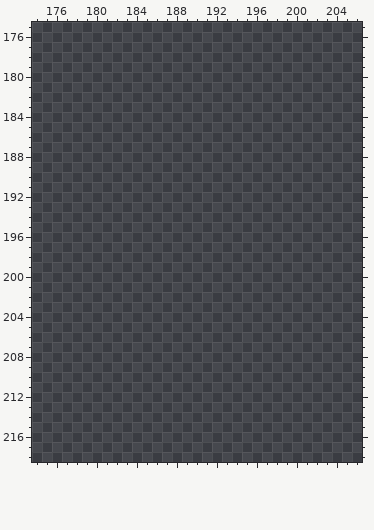
Pixel-art file -- assets/aseprite/testing.aseprite. The first picture shows the starting point.
320x240 pixels, 1 frame. Shown: x 174..206, y 175..218. The commit also changed other parts of the picture, which this record leaves out.
The same view after the edit:
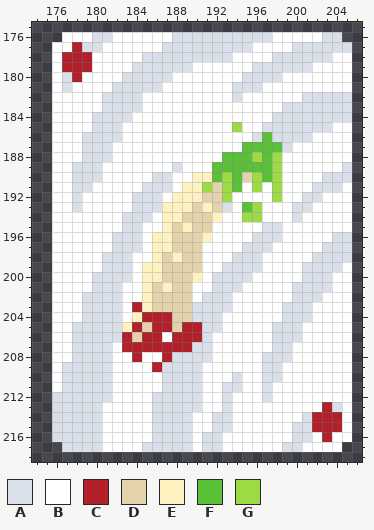
Palette (. is transparent): A #dae0ea  B #ffffff  C #b4202a  D #e4d2aa  E #fef3c0  F #59c135  G #9cdb43
Edits made:
layer "Layer 6" added
--- layers "Layer 6", "Flattened"
@@ x 174..206 @@
 175 .................................
-176 .................................
-177 .................................
-178 .................................
-179 .................................
-180 .................................
-181 .................................
-182 .................................
-183 .................................
-184 .................................
-185 .................................
-186 .................................
-187 .................................
-188 .................................
-189 .................................
-190 .................................
-191 .................................
-192 .................................
-193 .................................
-194 .................................
-195 .................................
-196 .................................
-197 .................................
-198 .................................
-199 .................................
-200 .................................
-201 .................................
-202 .................................
-203 .................................
-204 .................................
-205 .................................
-206 .................................
-207 .................................
-208 .................................
-209 .................................
-210 .................................
-211 .................................
-212 .................................
-213 .................................
-214 .................................
-215 .................................
-216 .................................
-217 .................................
+176 ...BBBAABBBBBBAAAAAAAAAABBBBBAA..
+177 ..BBCAABBBBBBAAAAAAAAABBBBAAAAAA.
+178 ..BCCCBBBBBAAAAAAAAABBBBAAAAAABB.
+179 ..BCCCBBBBAAAAAABBBBBBAAAAAABBBB.
+180 ..BACBBBBAAAAABBBBBBBAAAABBBBBBB.
+181 ..BABBBBAAAAABBBBBBBAAABBBBBBBBB.
+182 ..BBBBBAAAABBBBBBBBBABBBBBBAAAAA.
+183 ..BBBBBAAAABBBBBBBBBBBBBBAAAAAAA.
+184 ..BBBBAAAABBBBBBBBBBBBBBAAAAAAAA.
+185 ..BBBBAAABBBBBBBBBBBGBBAAAAAAABB.
+186 ..BBBAAAABBBBBBBBBBBBBAFAAAABBBB.
+187 ..BBBAAABBBBBBBBBBBBBFFFFABBBBBB.
+188 ..BBBAAABBBBBBBBBBBFFFGFGBBBBBBB.
+189 ..BBAAABBBBBBBABBBFFFFFFGBBBBBBA.
+190 ..BBAAABBBBBAABBEEFGFDGFGBBBBAAA.
+191 ..BBAABBBBBAAABEEGDGFBGBGBBBAAAB.
+192 ..BBABBBBBAAABEEEDDGBBBBGBBAABBB.
+193 ..BBABBBBBAAAEEEDEDABFGBBBAABBBB.
+194 ..BBBBBBBAAABEEDDDEBBGGBBBABBBBB.
+195 ..BBBBBBBAABBEDEDDBBBBBAABBBBBBB.
+196 ..BBBBBBAAABEEDDDEBBBBAAABBBBBAA.
+197 ..BBBBBBAAABEEDDDBBBBAAABBBBBAAA.
+198 ..BBBBBAAABBEDEDDBBBAAABBBBBAAAA.
+199 ..BBBBBAAABEEDDDDBBAAAABBBBAAAAB.
+200 ..BBBBAAAABEEDDDEBAAAABBBBBAAABB.
+201 ..BBBBAAABBEDEDDBBAAABBBBBAAAABB.
+202 ..BBBAAAABBEDDDDBAAABBBBBBAAABBB.
+203 ..BBBAAAABCEDDDDAAAABBBBBAAABBBB.
+204 ..BBBAAAABECCCDDAAABBBBBBAAABBBB.
+205 ..BBAAAAAECDCCDCCAABBBBBAAABBBBB.
+206 ..BBAAAAACDCCBCCCABBBBBBAAABBBBB.
+207 ..BBAAAABCCCCCCCAABBBBBBAABBBBBB.
+208 ..BBAAAABBCBBCAAAABBBBBAAABBBBBB.
+209 ..BAAAAABBBBCAAAABBBBBBAABBBBBBB.
+210 ..BAAAAABBBBBAAAABBBABBAABBBBBBB.
+211 ..BAAAAABBBBBAAAABBAABBABBBBBBBB.
+212 ..AAAAAABBBBAAAAABBABBBABBBBBBBB.
+213 ..AAAAABBBBBAAAAABBABBBBBBBBBCAB.
+214 ..AAAAABBBBBAAAABBAABBBBBBBACCCB.
+215 ..AAAAABBBBBAAAABBAABBBBBBAACCCB.
+216 ..AAAAABBBBBAAAABAABBBBBBBAABCBB.
+217 ...AAAABBBBAAAAABAABBBBBBAABBBB..
 218 .................................
